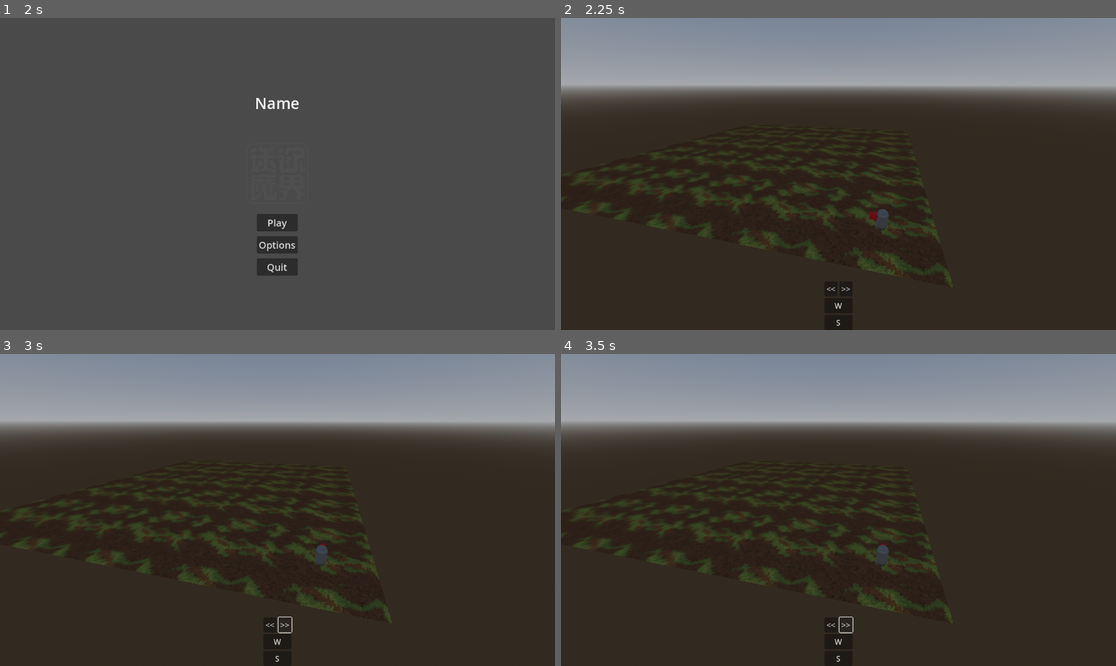
Above: before the commit, frames 1-4 (two rows, left to right).
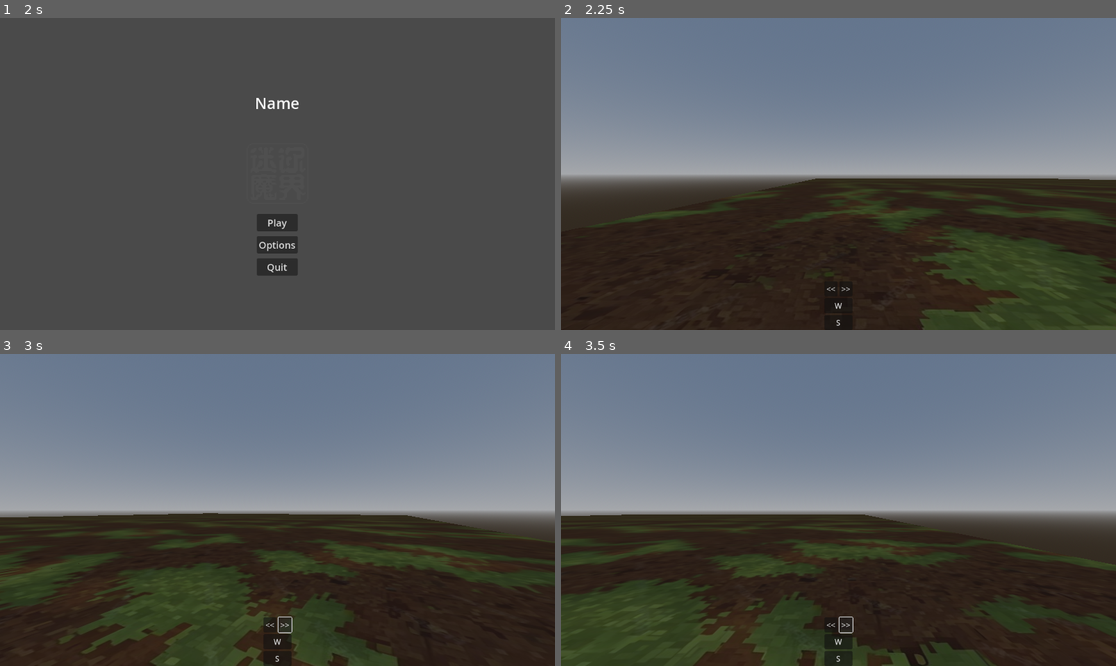
Above: after the commit, the same moments.

Repository: vinelin/godot-Booom
Game: Godot game, scene res://scenes/level/level_1/level_1.tscn
The game is run twice, just before and just after one commit, with the same random seed, the same clock (stepped at 60 frames per second) and the same inputs.
Inputs:
- Up to frame 1 (2 s): click "<<" at 0.5 s; click "Play" at 1.25 s
- Up to frame 2 (2.25 s): click "Play" at 2 s
- Up to frame 3 (3 s): click ">>" at 2.75 s
- Up to frame 4 (3.5 s): no input

Frame 1 is identical in both runs. In frame 2, 56% of the frame differs, in the area x 0-100%, y 0-100%; in frame 3, 57%; in frame 4, 57%.

Commit message:
[update] Smooth rotating.

Diff:
--- a/Project_1/entities/player/player.gd
+++ b/Project_1/entities/player/player.gd
@@ -1,16 +1,21 @@
 extends CharacterBody3D
 
 const SPEED: float = 5.0
-const DIRECTION: Array = ["N", "E", "S", "W"]
-const DIR_VECTOR: Dictionary = {"N": Vector3(0, 0, -1),
-								"E": Vector3(1, 0, 0),
+const DIRECTION: Array = ["N", "W", "S", "E"]
+const DIR_VECTOR: Dictionary = {
+								"N": Vector3(0, 0, -1),
+								"W": Vector3(-1, 0, 0),
 								"S": Vector3(0, 0, 1),
-								"W": Vector3(-1, 0, 0)}
+								"E": Vector3(1, 0, 0)
+								}
+const ANGLE_ERROR: float = 0.01
 
 @onready var is_moving: bool = false
-@onready var destination: Vector3 = self.position
+@onready var destination_pos: Vector3 = Vector3(0, 1, 0)
+@onready var destination_rotation_y: float = self.rotation.y
 @onready var cur_pos: Vector3 = get_parent().player_pos
 @onready var cur_direction: String = DIRECTION[0]
+@onready var cur_rotation: int = 1
 
 # Get the gravity from the project settings to be synced with RigidBody nodes.
 var gravity = ProjectSettings.get_setting("physics/3d/default_gravity")
@@ -24,12 +29,17 @@
 		velocity.y -= gravity * delta
 
 	# Moving.
-	if is_moving and self.position != destination:
-		self.position = self.position.move_toward(destination, 1.0)
-	if self.position == destination:
-		is_moving = false
-
-	# TODO: Rotating.
+	if is_moving:
+		# Stepping.
+		if self.position != destination_pos:
+			self.position = self.position.move_toward(destination_pos, 0.5)
+		# Rotating.
+		elif abs(abs(destination_rotation_y) - abs(self.rotation.y)) > ANGLE_ERROR and abs(abs(destination_rotation_y) - abs(self.rotation.y)) < PI:
+			self.rotate_y(cur_rotation * (abs(abs(destination_rotation_y) - abs(self.rotation.y))) * delta * 7)
+		# Stopping.
+		else:
+			self.rotation.y = destination_rotation_y
+			is_moving = false
 	move_and_slide()
 
 func _turn_direction(direction: int):
@@ -40,28 +50,31 @@
 		cur_direction = DIRECTION[0]
 	else:
 		cur_direction = DIRECTION[_cur_index + direction]
-	print(cur_direction)
 
 func _on_btn_forward_pressed():
 	if not is_moving:
 		is_moving = true
-		destination = self.position + 5 * DIR_VECTOR[cur_direction]
+		destination_pos = self.position + 5 * DIR_VECTOR[cur_direction]
 
 func _on_btn_backward_pressed():
 	if not is_moving:
 		is_moving = true
-		destination = self.position - 5 * DIR_VECTOR[cur_direction]
+		destination_pos = self.position - 5 * DIR_VECTOR[cur_direction]
 
 func _on_btn_left_pressed():
 	if not is_moving:
 		is_moving = true
-		rotate_y(PI/2)
-		_turn_direction(-1)
-		# TODO: await and reset is_moving
+		cur_rotation = 1
+		_turn_direction(cur_rotation)
+		destination_rotation_y += PI/2
+		if destination_rotation_y > PI:
+			destination_rotation_y -= PI * 2
 
 func _on_btn_right_pressed():
 	if not is_moving:
 		is_moving = true
-		rotate_y(-PI/2)
-		_turn_direction(1)
-		# TODO: await and reset is_moving
+		cur_rotation = -1
+		_turn_direction(cur_rotation)
+		destination_rotation_y -= PI/2
+		if destination_rotation_y < -PI:
+			destination_rotation_y += PI * 2
--- a/Project_1/entities/player/player.tscn
+++ b/Project_1/entities/player/player.tscn
@@ -24,6 +24,7 @@
 
 [node name="MeshInstance3D2" type="MeshInstance3D" parent="."]
 transform = Transform3D(1, 0, 0, 0, 1, 0, 0, 0, 1, 0, 0.281386, -0.612657)
+visible = false
 mesh = SubResource("BoxMesh_pvf2p")
 
 [node name="SubViewportContainer" type="SubViewportContainer" parent="."]
@@ -72,6 +73,8 @@
 layout_mode = 2
 text = "S"
 
+[node name="Camera3D" type="Camera3D" parent="."]
+
 [connection signal="pressed" from="SubViewportContainer/SubViewport/VBoxContainer/HBoxContainer/btn_left" to="." method="_on_btn_left_pressed"]
 [connection signal="pressed" from="SubViewportContainer/SubViewport/VBoxContainer/HBoxContainer/btn_right" to="." method="_on_btn_right_pressed"]
 [connection signal="pressed" from="SubViewportContainer/SubViewport/VBoxContainer/btn_forward" to="." method="_on_btn_forward_pressed"]
--- a/Project_1/project.godot
+++ b/Project_1/project.godot
@@ -13,6 +13,9 @@
 config/name="Project 1"
 run/main_scene="res://scenes/level/level_1/level_1.tscn"
 config/features=PackedStringArray("4.2", "Forward Plus")
+boot_splash/show_image=false
+boot_splash/fullsize=false
+boot_splash/use_filter=false
 config/icon="res://icon.svg"
 
 [autoload]
--- a/Project_1/scenes/level/level_1/level_1.tscn
+++ b/Project_1/scenes/level/level_1/level_1.tscn
@@ -20,6 +20,3 @@
 
 [node name="WorldEnvironment" type="WorldEnvironment" parent="."]
 environment = SubResource("Environment_5wb3e")
-
-[node name="Camera3D" type="Camera3D" parent="."]
-transform = Transform3D(0.241887, 0.388946, -0.888939, 0.00146826, 0.915996, 0.401184, 0.970303, -0.0983462, 0.220996, -15.5234, 11.885, 0.0165192)
